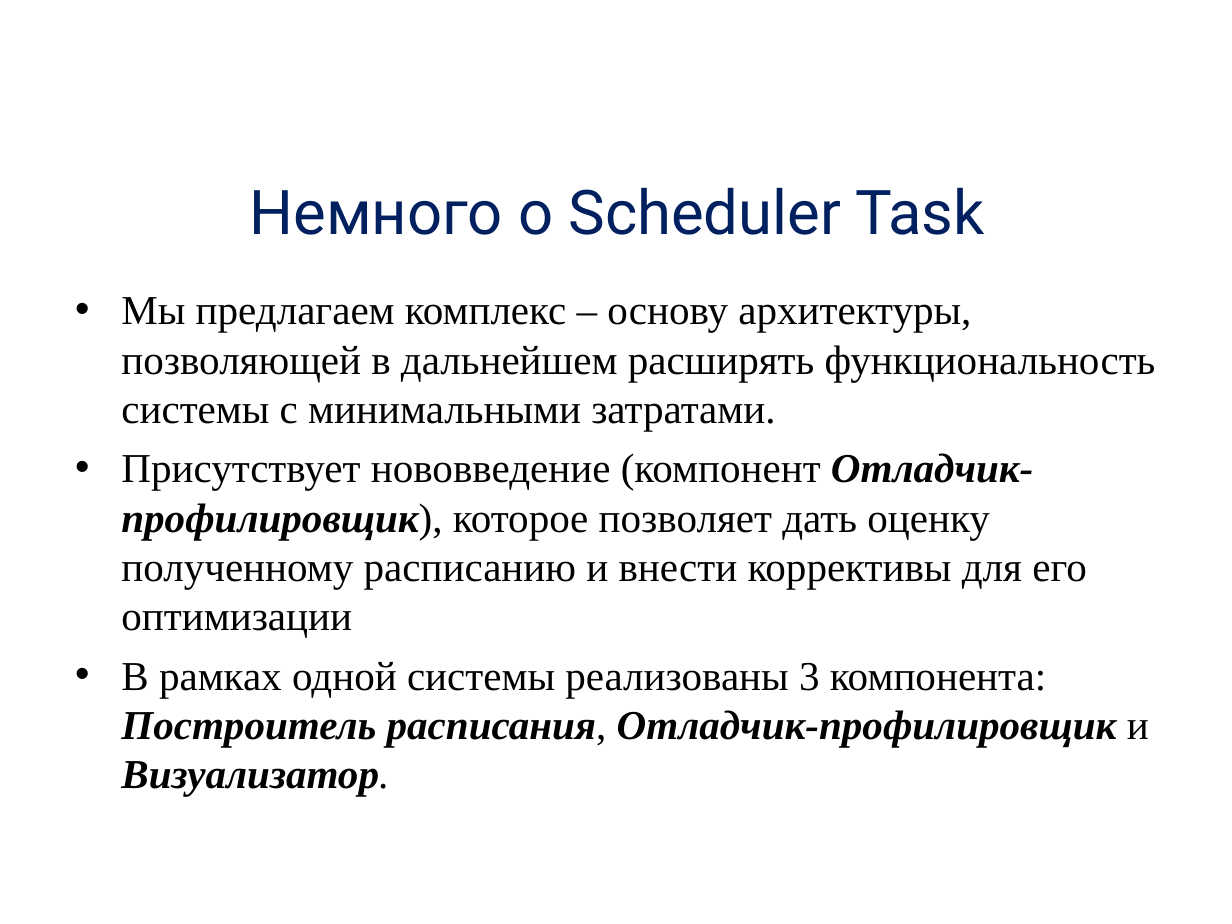
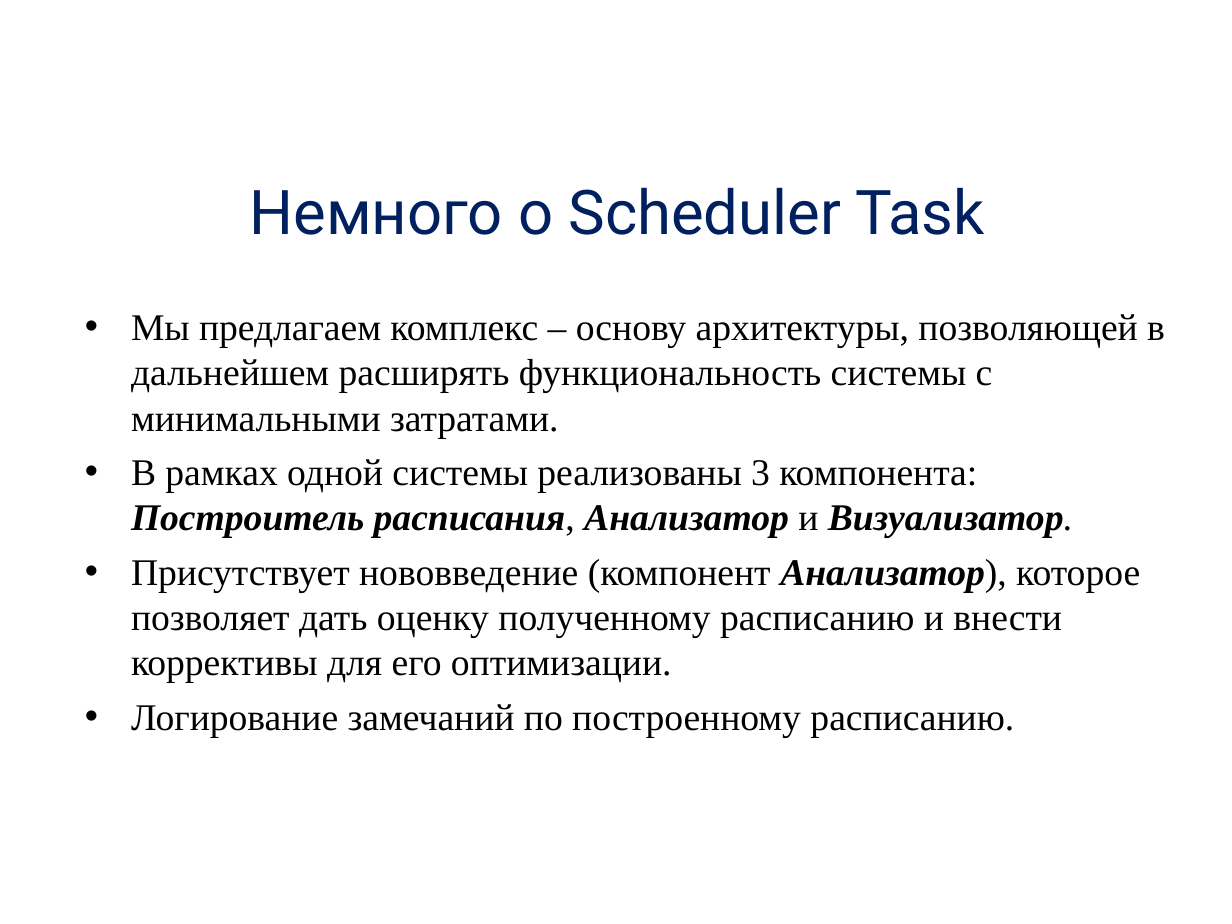
Before and after one commit to alexdegtev/SchedulerTask, a slide deck: slide 8 of Docs/presentation.ppt. Drawn at 1232x924 pixels with LibreOffice and Linux fonts; fonts in the diff are those of the drawing; background and template pictures are left out. Boxes give left, top, right and bottom in pixels: in the first picture for what was removed or moved away, otherwise in the second. Text is boxed around its words. In the diff, an @@ line names an element or a change of style, - is before the commit and + after.

```diff
--- a/Docs/presentation.ppt
+++ b/Docs/presentation.ppt
@@ text "Мы предлагаем комплекс – основу ...": place and size @@
-text "Мы предлагаем комплекс – основу ..." at <box>121,297,1156,796</box>
+text "Мы предлагаем комплекс – основу ..." at <box>131,314,1165,738</box>
@@ text at <box>131,314,1165,439</box>: size 24 to 22 pt in "Мы предлагаем комплекс – основу архитектуры, позволяющей ..." @@
@@ text at <box>131,459,1140,738</box>: text changed; size 24 to 22 pt @@
-• Присутствует нововведение (компонент Отладчик-профилировщик), которое позволяет дать оценку полученному расписанию и внести коррективы для его оптимизации
-• В рамках одной системы реализованы 3 компонента: Построитель расписания, Отладчик-профилировщик и Визуализатор.
+• В рамках одной системы реализованы 3 компонента: Построитель расписания, Анализатор и Визуализатор.
+• Присутствует нововведение (компонент Анализатор), которое позволяет дать оценку полученному расписанию и внести коррективы для его оптимизации.
+• Логирование замечаний по построенному расписанию.
```
Also in this commit, not shown: 7 other slides changed, 4 slides added, 6 slides removed, 1 other file.
